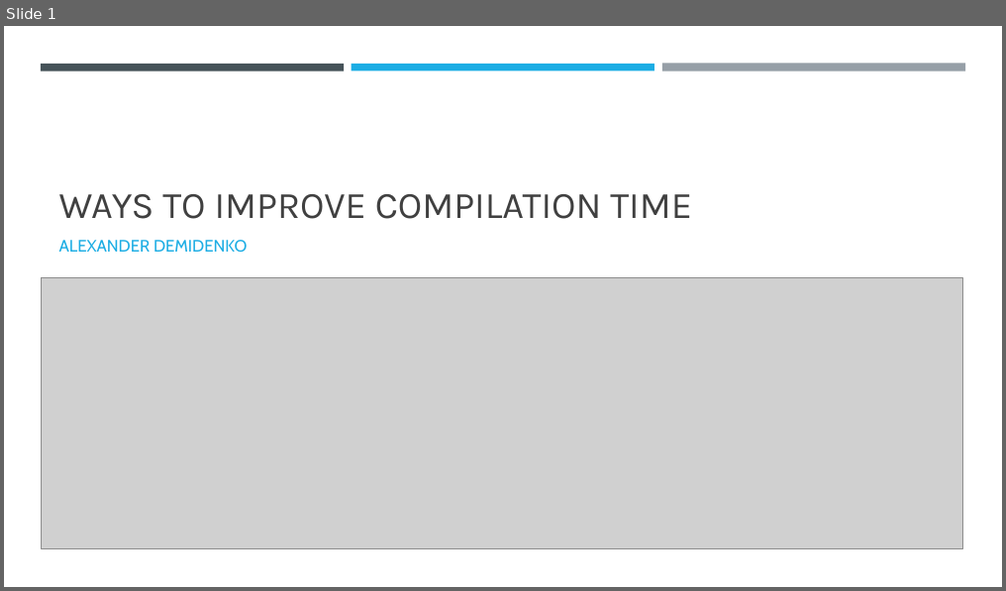
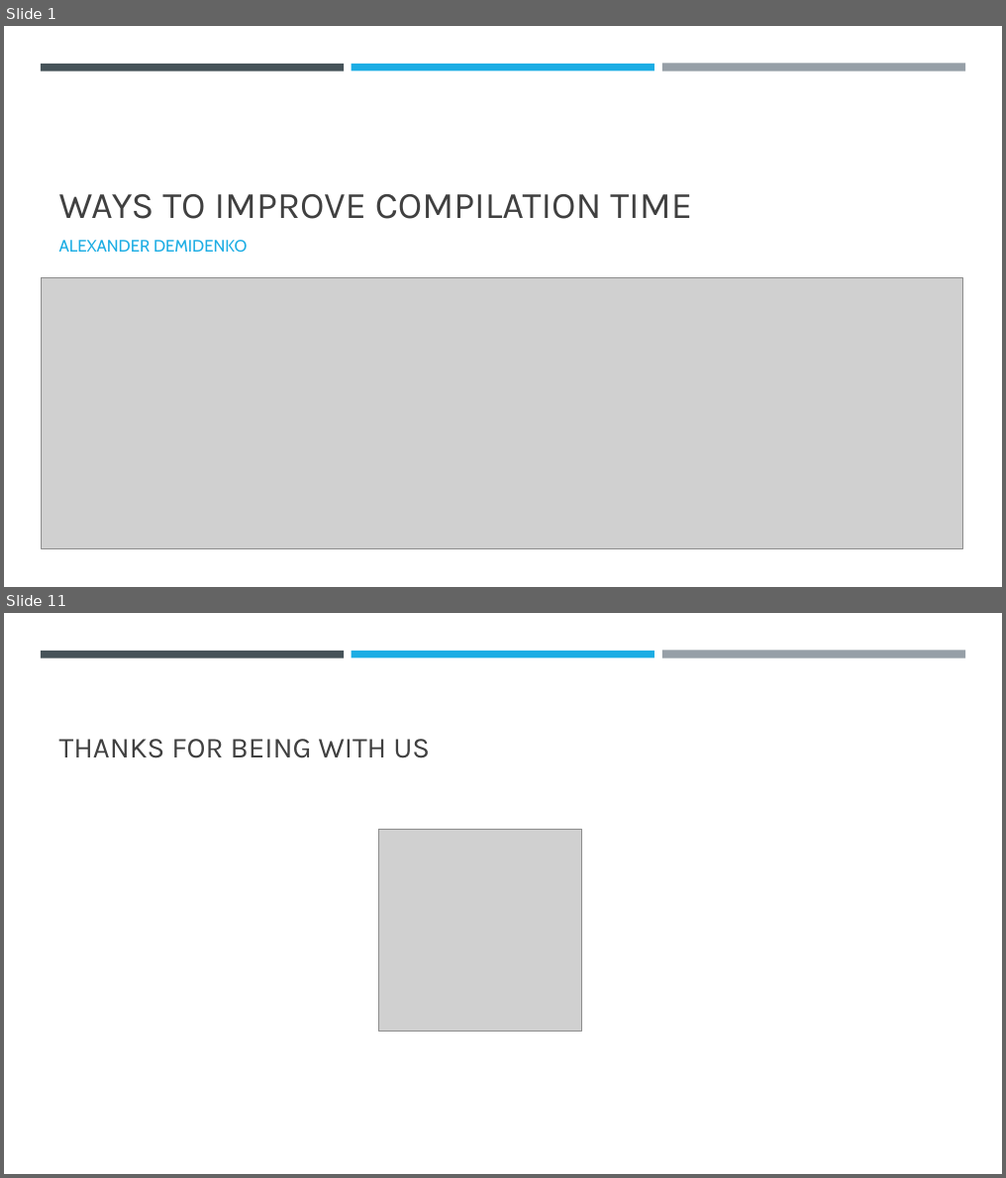
Before and after one commit to xseven/presentations, a slide deck: speed-and-refactor/Ways-to-improve-Compilation-time.pptx. Shown one above the other, each under a label of ours: slide 1 before the commit, slides 1 and 11 after it; the slides between them are not shown. The pictures are 1006x591 and 1006x1178 pixels, drawn with LibreOffice and Linux fonts; fonts in the diff are those of the drawing; grey boxes stand for pictures. Boxes give left, top, right and bottom in pixels: in the first picture for what was removed or moved away, otherwise in the second. Text is boxed around its words. In the diff, an @@ line names an element or a change of style, - is before the commit and + after.

```diff
--- a/speed-and-refactor/Ways-to-improve-Compilation-time.pptx
+++ b/speed-and-refactor/Ways-to-improve-Compilation-time.pptx
@@ slide 11 added at <box>4,613,1002,1174</box>, background #FFFFFF @@
@@ rectangle added at <box>41,651,344,658</box>, fill #465359 @@
@@ rectangle added at <box>351,651,654,658</box>, fill #1CADE4 @@
@@ rectangle added at <box>662,651,965,659</box>, fill #969FA7 @@
@@ title added at <box>59,739,430,759</box>, 28 pt, text #404040 @@
+THANKS FOR BEING WITH US
@@ picture added at <box>379,830,581,1032</box> @@
```
Also in this commit, not shown: 4 slides changed, 5 other slides added.
